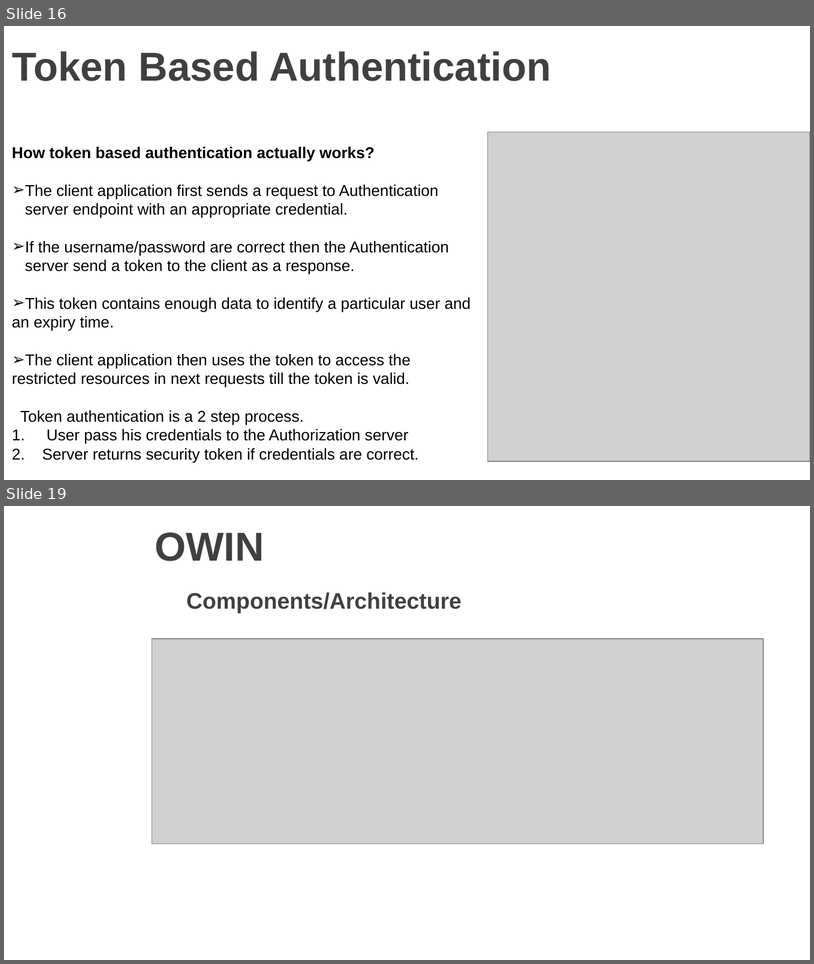
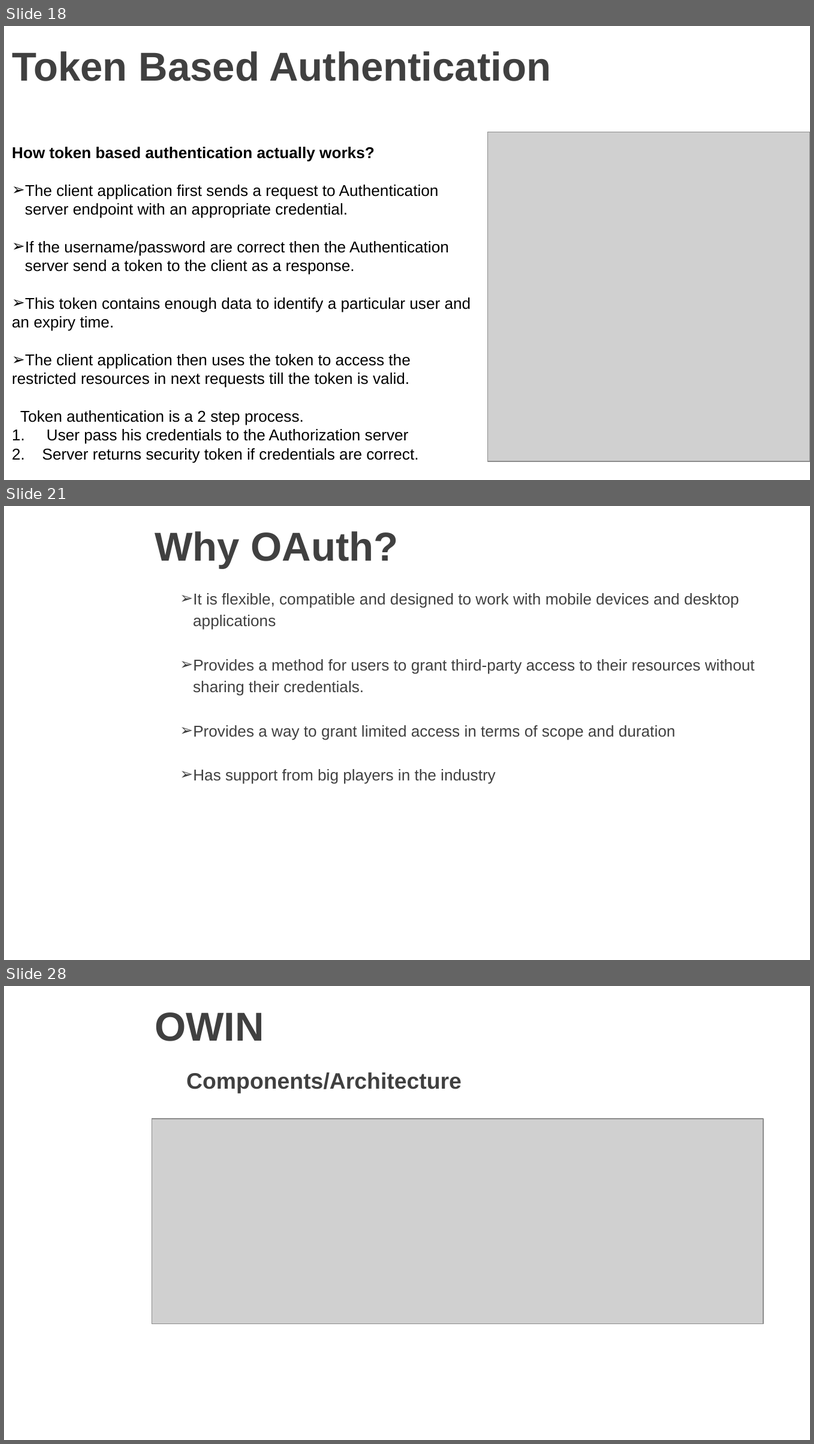
Before and after one commit to vgyureka/DotNetBig, a slide deck: webapiSecurity.pptx. Shown one above the other, each under a label of ours: slides 16 and 19 before the commit, slides 18, 21 and 28 after it; the slides between them are not shown. The pictures are 814x964 and 814x1444 pixels, drawn with LibreOffice and Linux fonts; fonts in the diff are those of the drawing; grey boxes stand for pictures; background and template pictures are left out. Boxes give left, top, right and bottom in pixels: in the first picture for what was removed or moved away, otherwise in the second. Text is boxed around its words. In the diff, an @@ line names an element or a change of style, - is before the commit and + after.

```diff
--- a/webapiSecurity.pptx
+++ b/webapiSecurity.pptx
@@ slide 21 added at bbox=[4, 506, 810, 960], background picture (left out) @@
@@ title added at bbox=[155, 531, 399, 568], 36 pt, text #404040, bold @@
+Why OAuth?
@@ text added at bbox=[193, 593, 755, 784], 14 pt, text #404040 @@
+➢ It is flexible, compatible and designed to work with mobile devices and desktop
+applications
+➢ Provides a method for users to grant third-party access to their resources without
+sharing their credentials.
+➢ Provides a way to grant limited access in terms of scope and duration
+➢ Has support from big players in the industry
@@ what was slide 16 is now slide 18 @@
@@ what was slide 19 is now slide 28 @@
```
Also in this commit, not shown: 3 slides changed, 7 other slides added.
